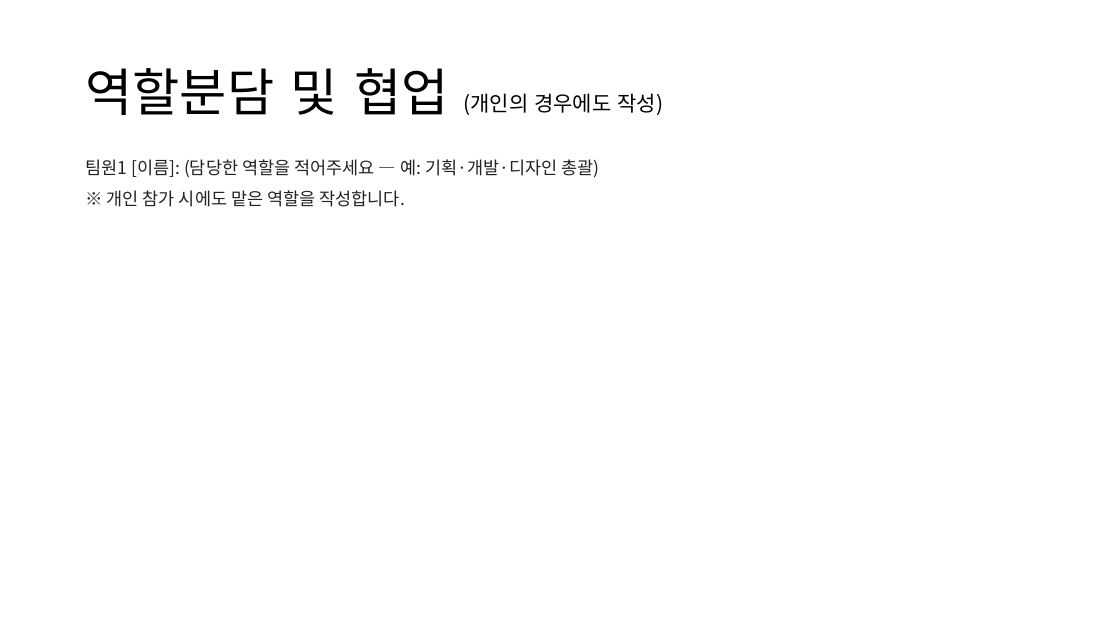
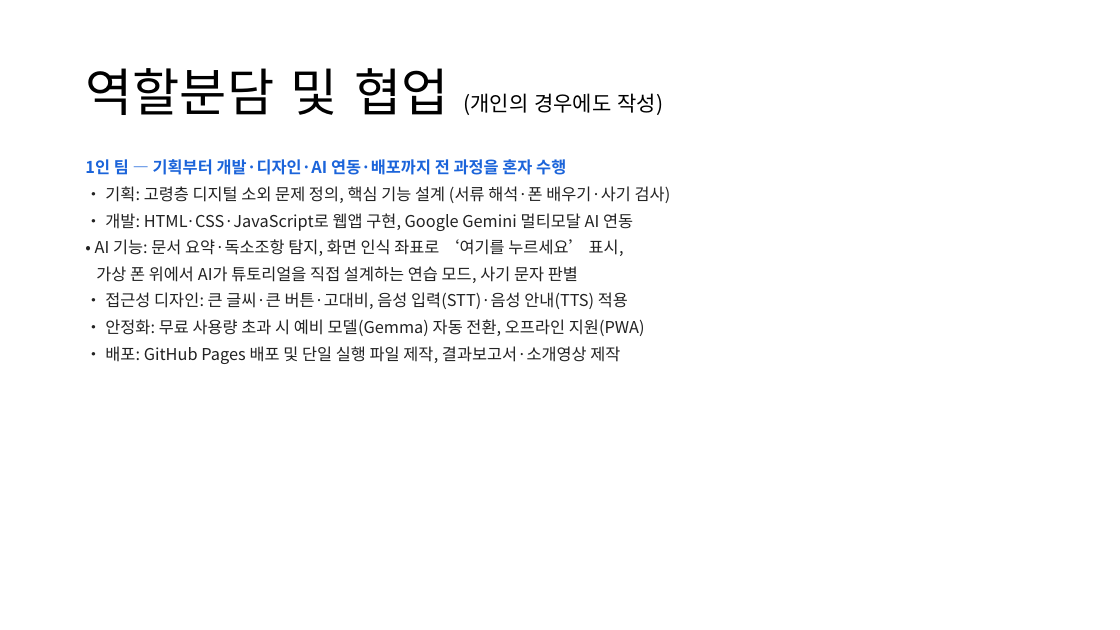
Before and after one commit to doongndon/cool-project, a slide deck: slide 6 of docs/결과보고서_AI손주.pptx. Drawn at 1120x630 pixels with LibreOffice and Linux fonts; fonts in the diff are those of the drawing; background and template pictures are left out. Boxes give left, top, right and bottom in pixels: in the first picture for what was removed or moved away, otherwise in the second. Text is boxed around its words. In the diff, an @@ line names an element or a change of style, - is before the commit and + after.

```diff
--- a/docs/결과보고서_AI손주.pptx
+++ b/docs/결과보고서_AI손주.pptx
@@ text at [85, 159, 671, 364]: text changed; size 15 to 14 pt @@
-팀원1 [이름]: (담당한 역할을 적어주세요 — 예: 기획·개발·디자인 총괄)
-※ 개인 참가 시에도 맡은 역할을 작성합니다.
+1인 팀 — 기획부터 개발·디자인·AI 연동·배포까지 전 과정을 혼자 수행
+• 기획: 고령층 디지털 소외 문제 정의, 핵심 기능 설계 (서류 해석·폰 배우기·사기 검사)
+• 개발: HTML·CSS·JavaScript로 웹앱 구현, Google Gemini 멀티모달 AI 연동
+• AI 기능: 문서 요약·독소조항 탐지, 화면 인식 좌표로 ‘여기를 누르세요’ 표시,
+가상 폰 위에서 AI가 튜토리얼을 직접 설계하는 연습 모드, 사기 문자 판별
+• 접근성 디자인: 큰 글씨·큰 버튼·고대비, 음성 입력(STT)·음성 안내(TTS) 적용
+• 안정화: 무료 사용량 초과 시 예비 모델(Gemma) 자동 전환, 오프라인 지원(PWA)
+• 배포: GitHub Pages 배포 및 단일 실행 파일 제작, 결과보고서·소개영상 제작
```
Also in this commit, not shown: 1 other slide changed.
